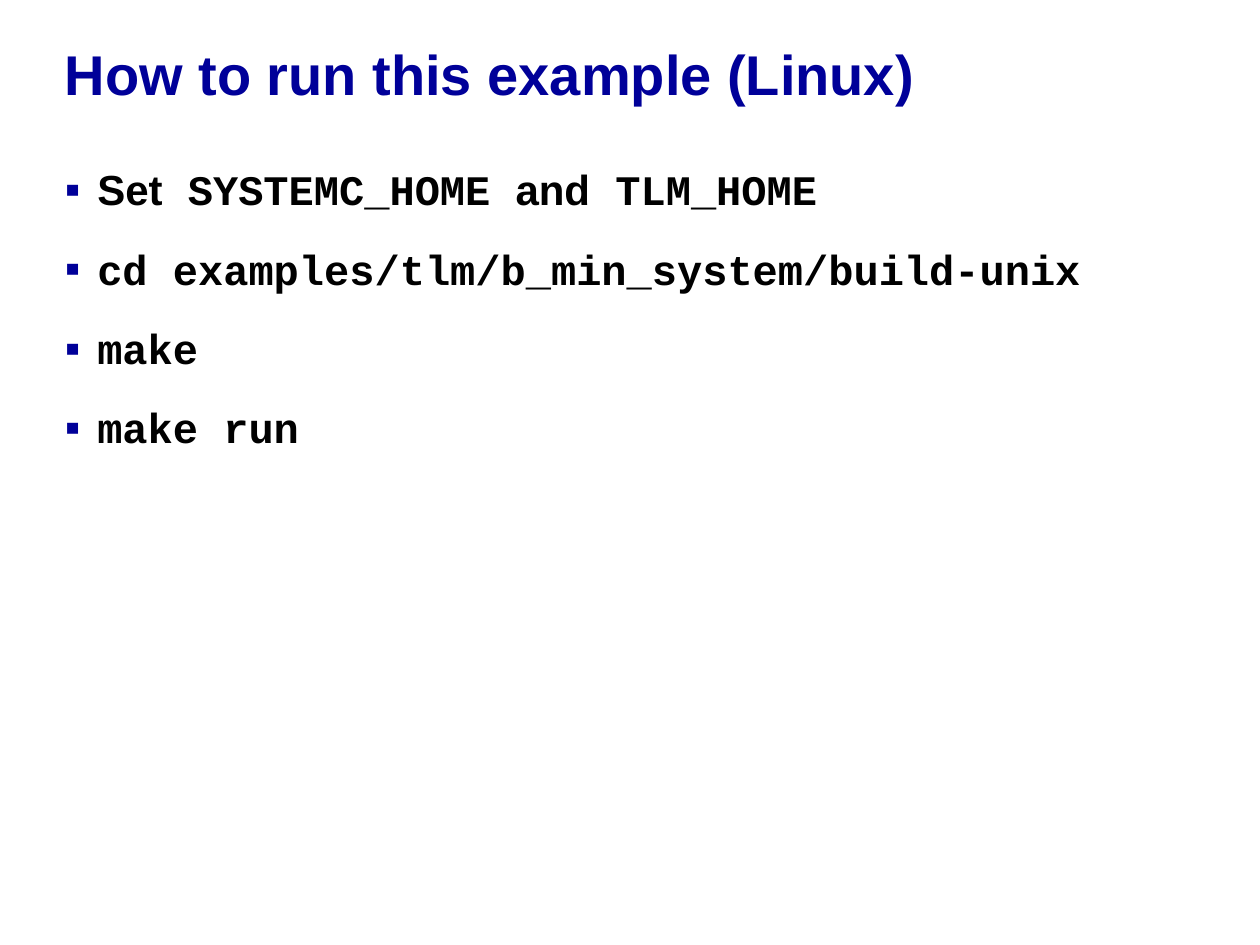
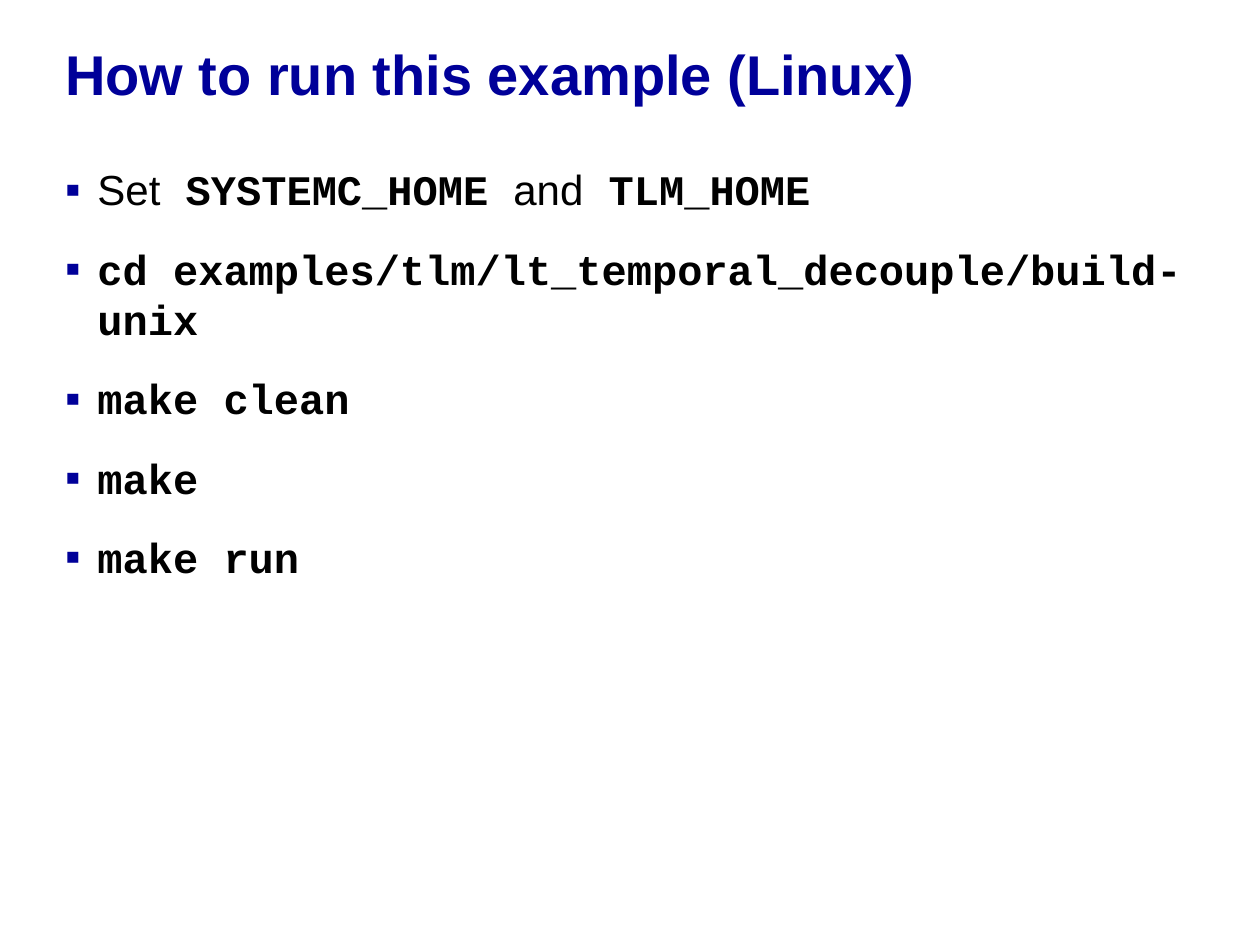
Before and after one commit to accellera-official/systemc, a slide deck: slide 4 of examples/tlm/lt_temporal_decouple/docs/lt_temporal_decouple_example.ppt (slide 5 before the commit). Drawn at 1260x945 pixels with LibreOffice and Linux fonts; fonts in the diff are those of the drawing; background and template pictures are left out. Boxes give left, top, right and bottom in pixels: in the first picture for what was removed or moved away, otherwise in the second. Text is boxed around its words. In the diff, an @@ line names an element or a change of style, - is before the commit and + after.

Commit message:
update of temporal decoupling example ppt

```diff
--- a/examples/tlm/lt_temporal_decouple/docs/lt_temporal_decouple_example.ppt
+++ b/examples/tlm/lt_temporal_decouple/docs/lt_temporal_decouple_example.ppt
@@ text at bbox=[97, 174, 811, 210]: bold off in "Set and" @@
@@ text at bbox=[97, 254, 1181, 415]: text changed @@
-▪ cd examples/tlm/b_min_system/build-unix
+▪ cd examples/tlm/lt_temporal_decouple/build-unix
+▪ make clean
```
Also in this commit, not shown: 9 slides added, 5 slides removed.
